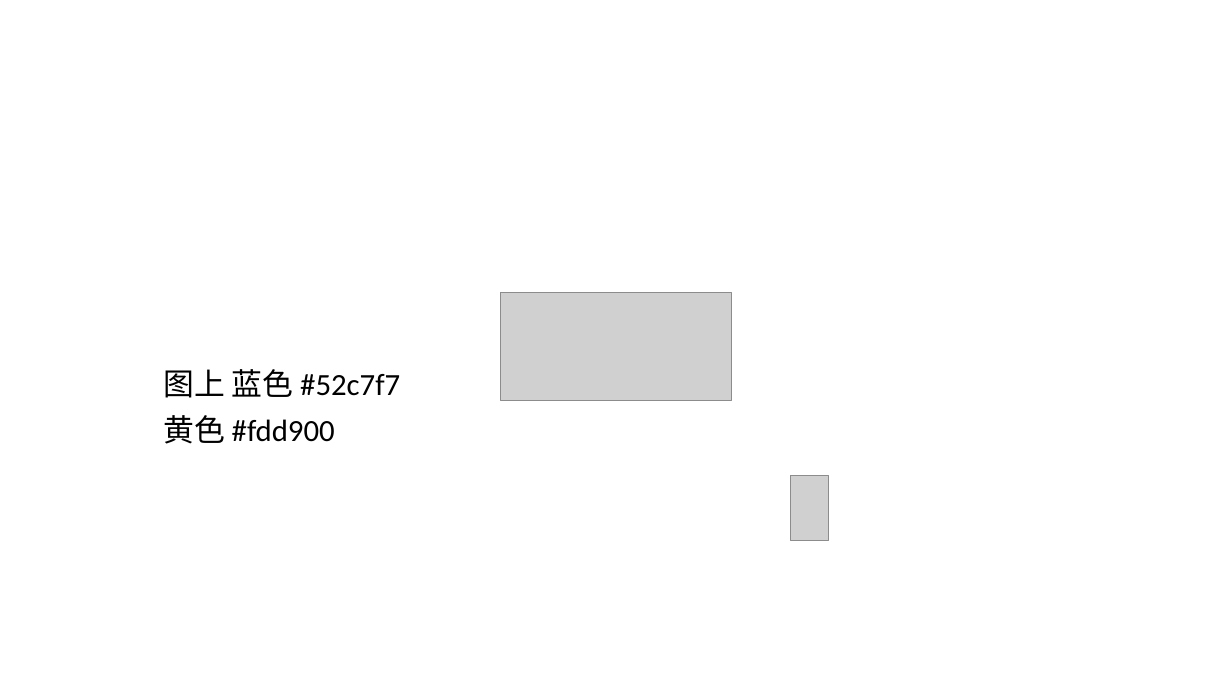
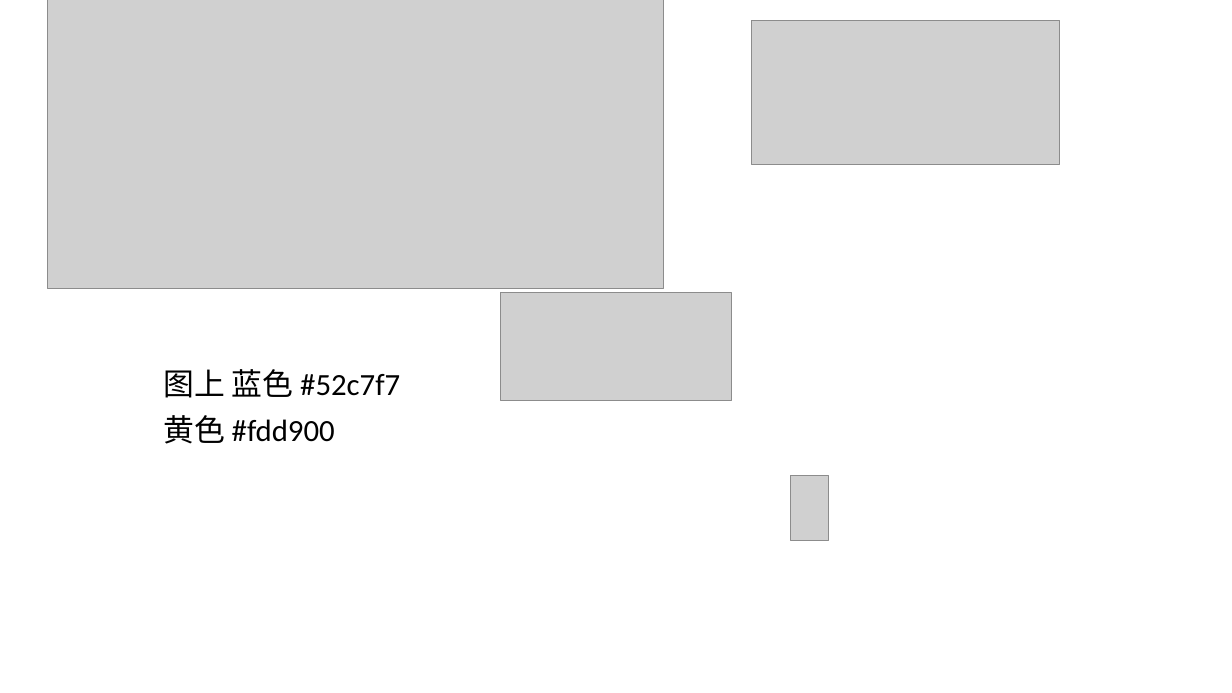
Before and after one commit to Jiamin-He/Jiamin-He.github.io, a slide deck: slide 7 of img/logo.pptx. Drawn at 1232x693 pixels with LibreOffice and Linux fonts; fonts in the diff are those of the drawing; grey boxes stand for pictures. Boxes give left, top, right and bottom in pixels: in the first picture for what was removed or moved away, otherwise in the second. Text is boxed around its words. In the diff, an @@ line names an element or a change of style, - is before the commit and + after.

```diff
--- a/img/logo.pptx
+++ b/img/logo.pptx
@@ picture added at box(47, 0, 664, 288) @@
@@ picture added at box(752, 20, 1060, 165) @@
```
Also in this commit, not shown: 1 slide added, 24 other files.
